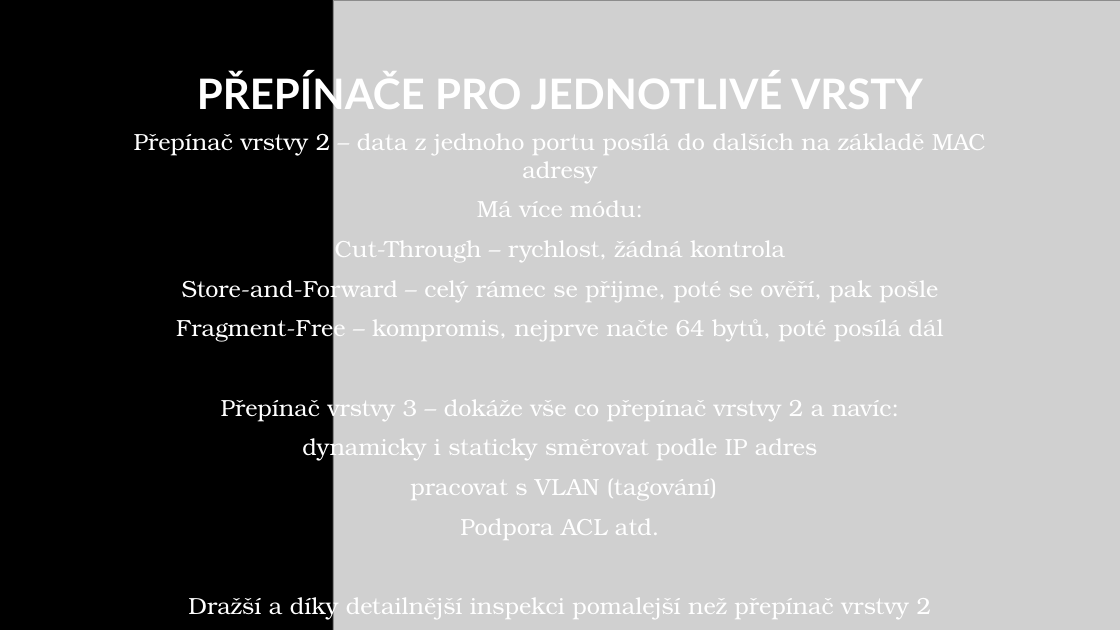
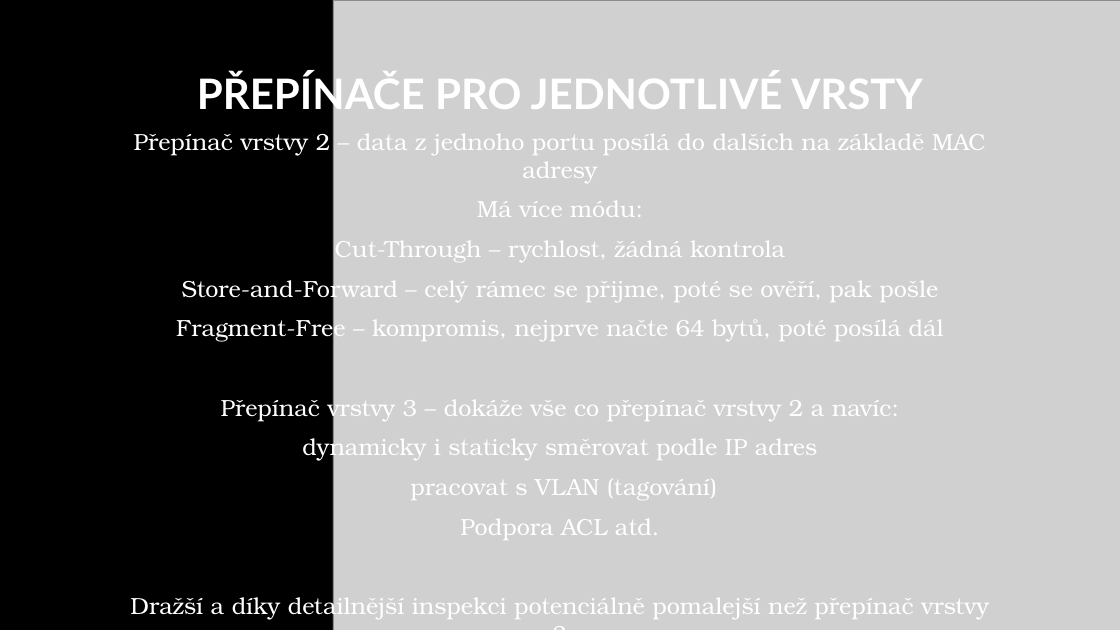
Before and after one commit to Meetsys128/SuperKulisarna-2-Knucles, a slide deck: slide 10 of prezentaceops.pptx. Drawn at 1120x630 pixels with LibreOffice and Linux fonts; fonts in the diff are those of the drawing; grey boxes stand for pictures. Boxes give left, top, right and bottom in pixels: in the first picture for what was removed or moved away, otherwise in the second. Text is boxed around its words. In the diff, an @@ line names an element or a change of style, - is before the commit and + after.

```diff
--- a/prezentaceops.pptx
+++ b/prezentaceops.pptx
@@ text at <box>130,593,989,620</box>: text changed @@
-Dražší a díky detailnější inspekci pomalejší než přepínač vrstvy 2
+Dražší a díky detailnější inspekci potenciálně pomalejší než přepínač vrstvy 2
```
Also in this commit, not shown: 4 other slides changed.
